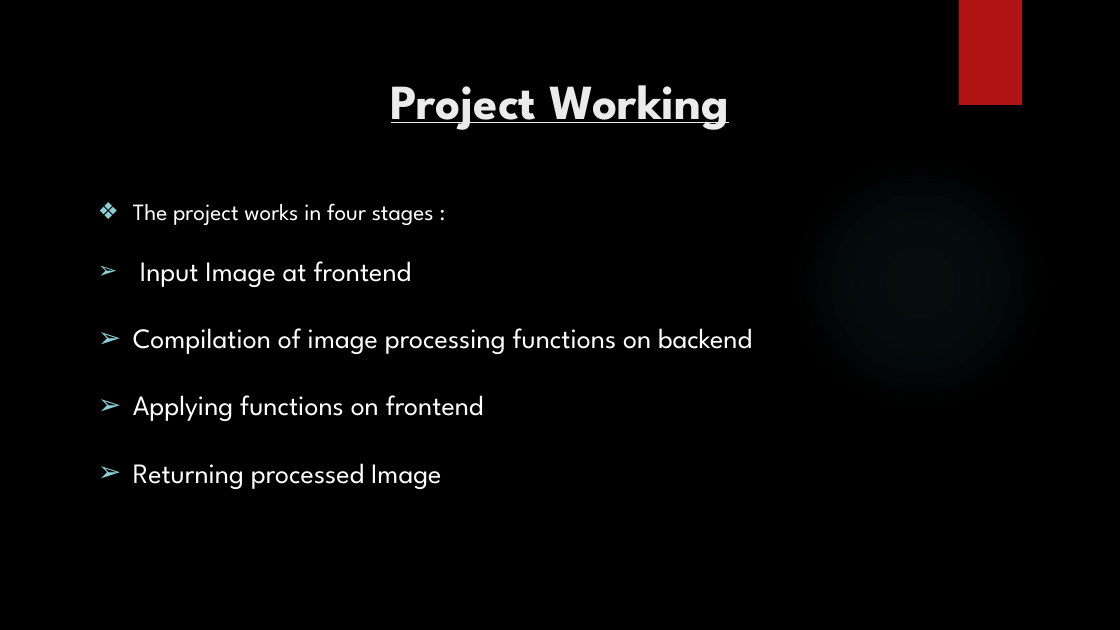
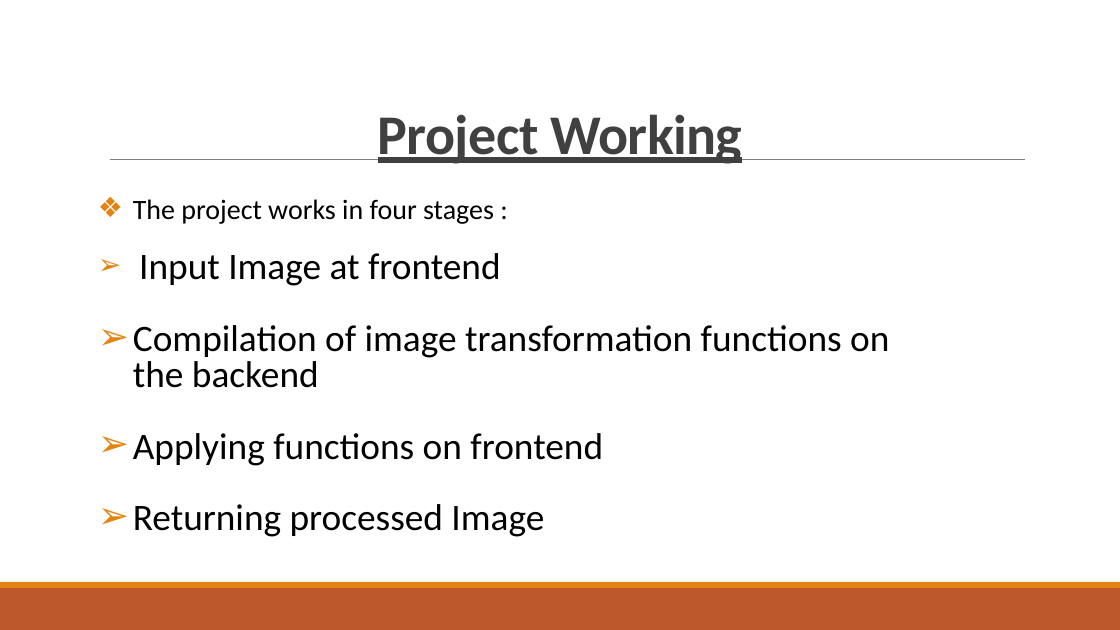
Before and after one commit to mstomar698/pictoral, a slide deck: slide 9 of proj-images/minor-project-report-1.pptx. Drawn at 1120x630 pixels with LibreOffice and Linux fonts; fonts in the diff are those of the drawing; background and template pictures are left out. Boxes give left, top, right and bottom in pixels: in the first picture for what was removed or moved away, otherwise in the second. Text is boxed around its words. In the diff, an @@ line names an element or a change of style, - is before the commit and + after.

```diff
--- a/proj-images/minor-project-report-1.pptx
+++ b/proj-images/minor-project-report-1.pptx
@@ background picture (left out) to #FFFFFF @@
@@ rectangle removed at (959, 0, 1021, 105) @@
@@ title "Project Working" at (378, 114, 742, 164): size 31.5 to 36 pt, font League Spartan to Calibri, text colour #EBEBEB to #404040, letter spacing 0 to -0.4 pt; line spacing 1 to 0.85 @@
@@ line added from (110, 160) to (1025, 160), #808080 0.5 pt @@
@@ ellipse removed at (791, 155, 1049, 413) @@
@@ text at (133, 199, 603, 537): size 15 to 18 pt in "The project works in four stages :"; font League Spartan to Calibri, text colour #FFFFFF to #000000 in "The project works in four stages :", "Input Image at frontend", "Applying functions on frontend", "Returning processed Image"; size 18 to 24 pt in "Input Image at frontend", "Applying functions on frontend", "Returning processed Image"; line spacing 1 to 0.8; bullet colour #8AD0D6 to #E48312 @@
@@ text at (133, 325, 889, 388): text changed; size 18 to 24 pt; font League Spartan to Calibri; text colour #FFFFFF to #000000 @@
-➢ Compilation of image processing functions on backend
+➢ Compilation of image transformation functions on the backend
@@ rectangle added at (0, 588, 1120, 630), fill #BD582C @@
@@ rectangle added at (0, 582, 1120, 588), fill #E48312 @@
```
Also in this commit, not shown: 13 other slides changed, 3 other files.
